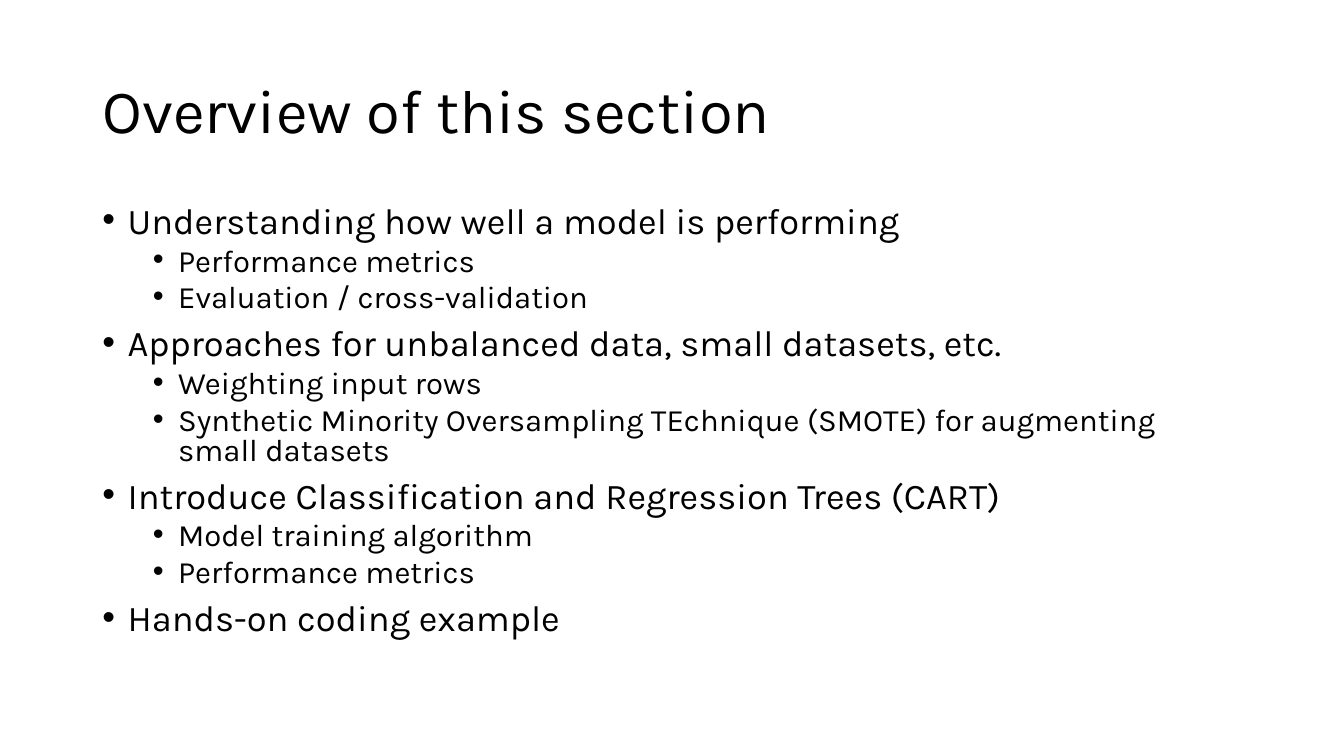
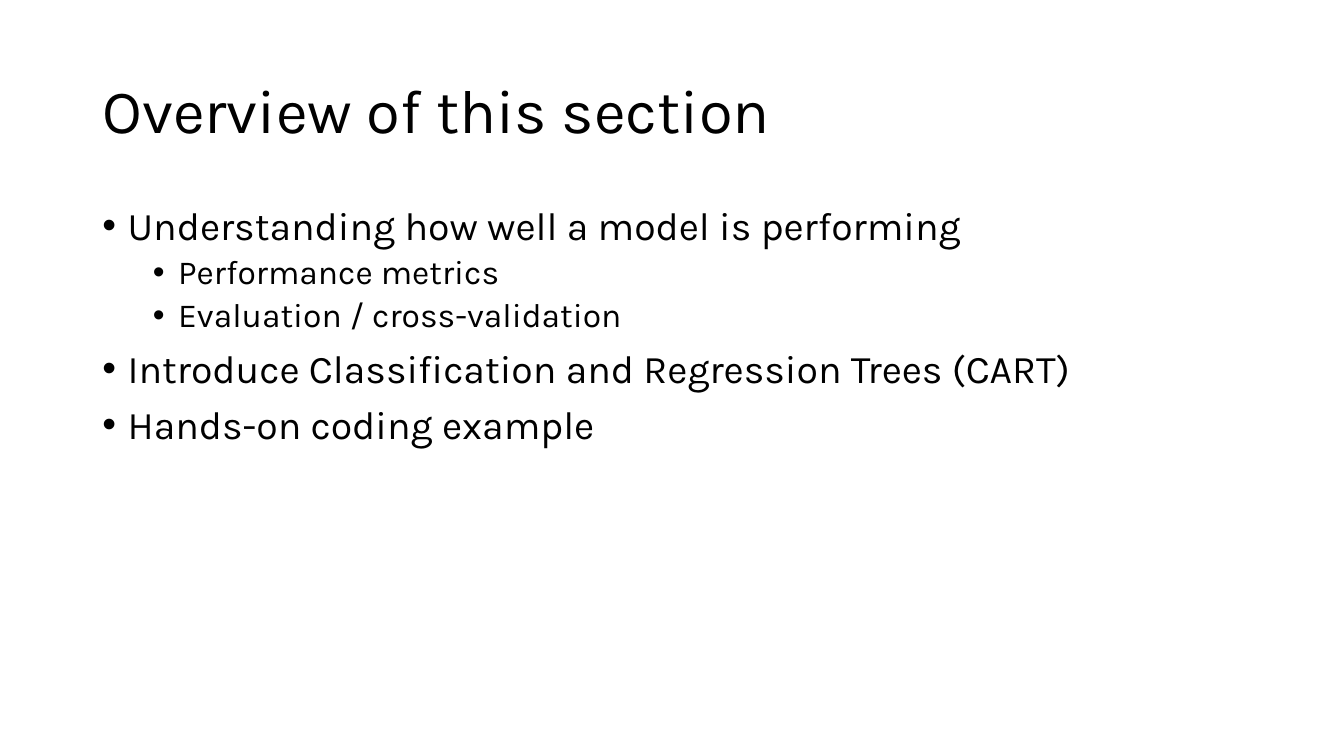
Before and after one commit to grantvagle/ml_methods_workshop, a slide deck: slide 2 of slides/02_model_eval_cv.pptx (slide 3 before the commit). Drawn at 1344x756 pixels with LibreOffice and Linux fonts; fonts in the diff are those of the drawing. Boxes give left, top, right and bottom in pixels: in the first picture for what was removed or moved away, otherwise in the second. Text is boxed around its words. In the diff, an @@ line names an element or a change of style, - is before the commit and + after.

```diff
--- a/slides/02_model_eval_cv.pptx
+++ b/slides/02_model_eval_cv.pptx
@@ text "Understanding how well a model ..." at [128,213,1070,449]: size 25.9 to 28 pt in "Understanding how well a model is performing", "Introduce Classification and Regression Trees (CART)", "Hands-on coding example"; size 22.2 to 24 pt in "Performance metrics", "Evaluation / cross-validation"; line spacing 0.8 to 0.9 @@
@@ text at [128,331,1155,462]: paragraphs removed @@
-• Approaches for unbalanced data, small datasets, etc.
-  • Weighting input rows
-  • Synthetic Minority Oversampling TEchnique (SMOTE) for augmenting small datasets
@@ text at [178,524,533,584]: paragraphs removed @@
-  • Model training algorithm
-  • Performance metrics
```
Also in this commit, not shown: 10 other slides changed, 14 slides added, 1 slide removed.
